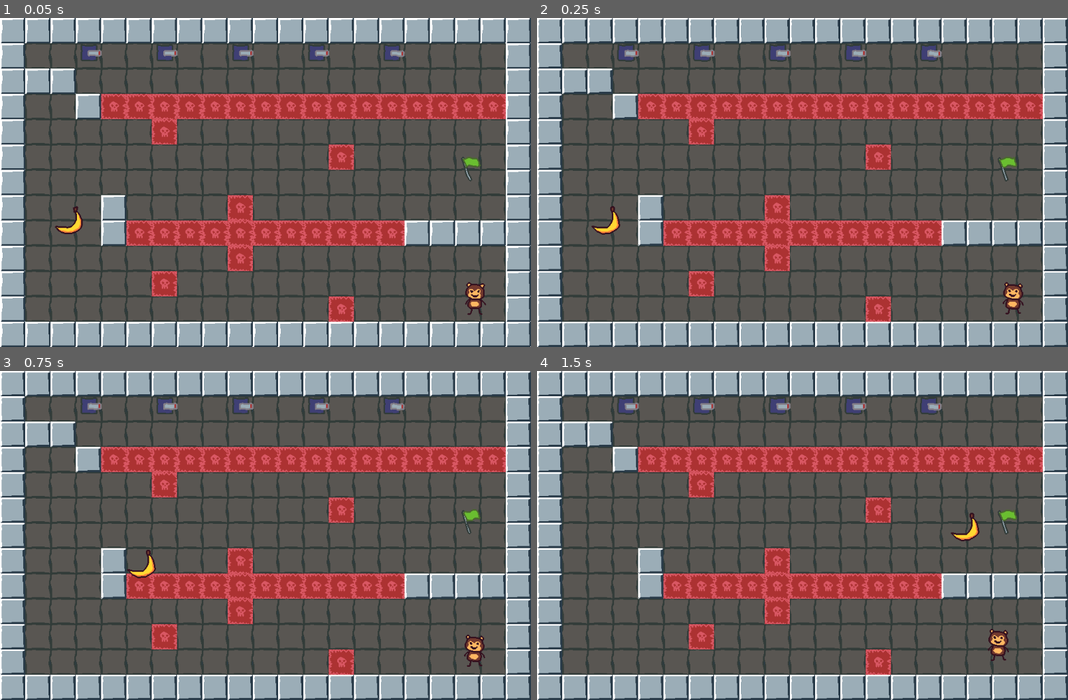
Above: before the commit, frames 1-4 (two rows, left to right).
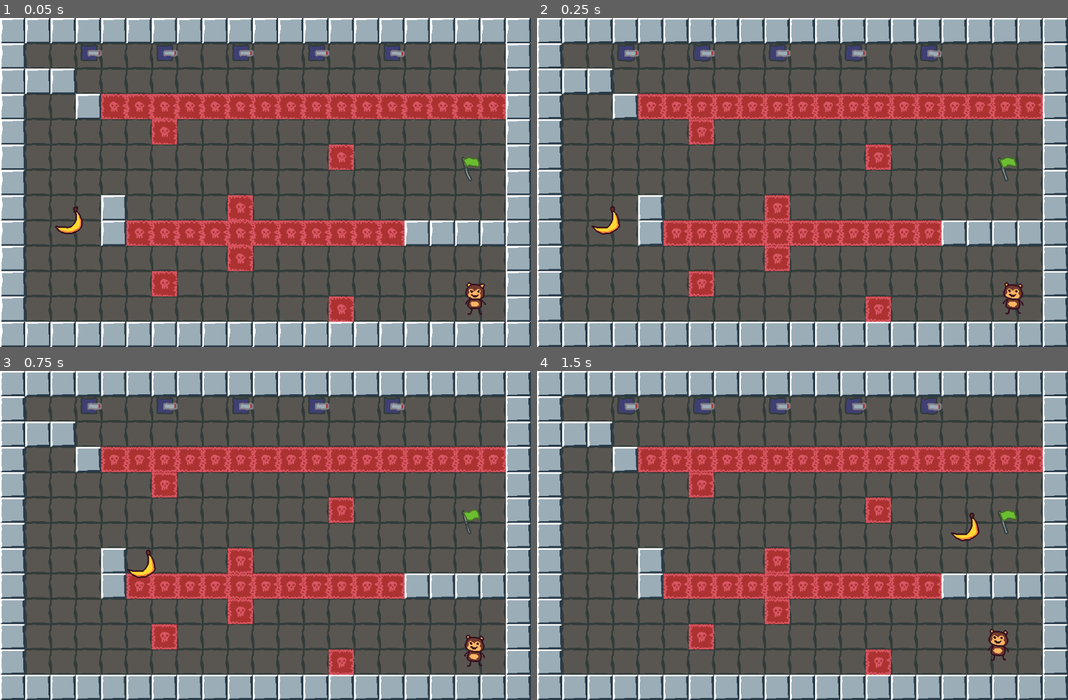
Above: after the commit, the same moments.

Repository: Octoan1/mdev26-jam
Game: Godot game, scene res://levels/level_5.tscn
Two runs of this game, one before a commit and one after it. Both use one fixed random seed, a clock stepped at 60 frames per second and the inputs below. This scene is started directly instead of the project's main scene.
Inputs (mouse positions are in pixels of both pictures, inside the frame that each line leads up to):
- Up to frame 1 (0.05 s): no input
- Up to frame 2 (0.25 s): no input
- Up to frame 3 (0.75 s): drag from (69, 574) to (472, 522) at 0.52 s
- Up to frame 4 (1.5 s): drag from (961, 584) to (1009, 522) at 1.27 s

Frame 1 is identical in both runs. In frame 2, 1.9% of the frame differs, in the area x 19-96%, y 23-93%; in frame 3, 1.9%; in frame 4, 1.9%.

Commit message:
Animated Hazard Tile

Diff:
--- a/levels/tileset.tres
+++ b/levels/tileset.tres
@@ -12,6 +12,9 @@
 2:0/animation_frame_1/duration = 0.2
 2:0/0 = 0
 2:0/0/physics_layer_0/polygon_0/points = PackedVector2Array(-24, -24, 24, -24, 24, 24, -24, 24)
+0:2/animation_columns = 2
+0:2/animation_frame_0/duration = 0.2
+0:2/animation_frame_1/duration = 0.2
 0:2/0 = 0
 0:2/0/custom_data_0 = true
 
Binary file changed: levels/tilemap.aseprite
Binary file changed: levels/tilemap.png
